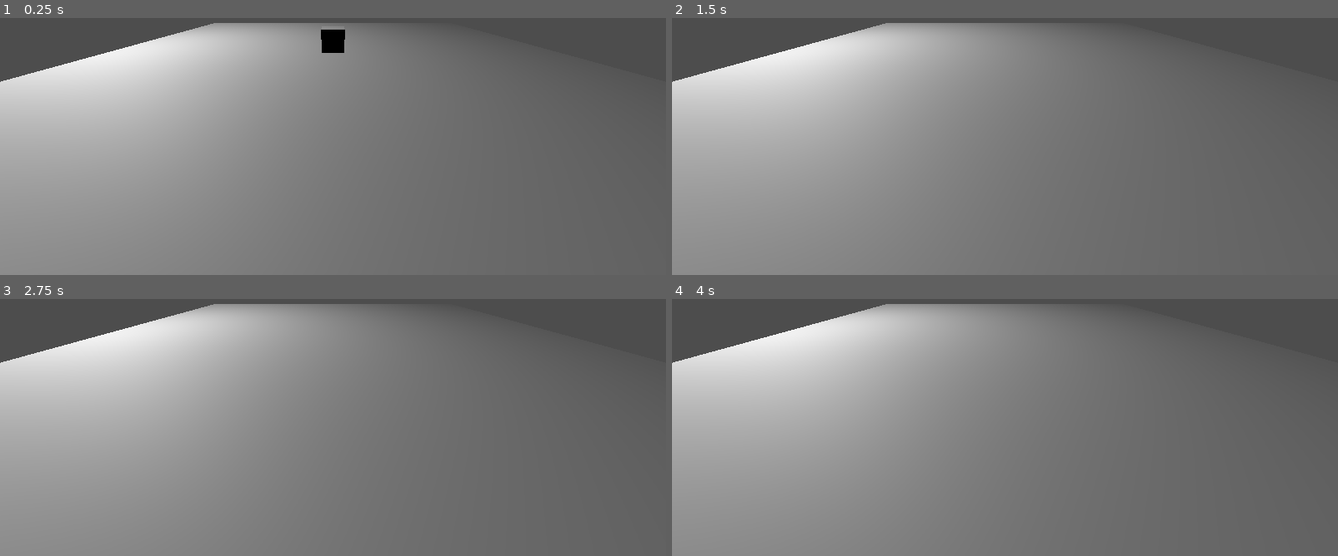
Above: before the commit, frames 1-4 (two rows, left to right).
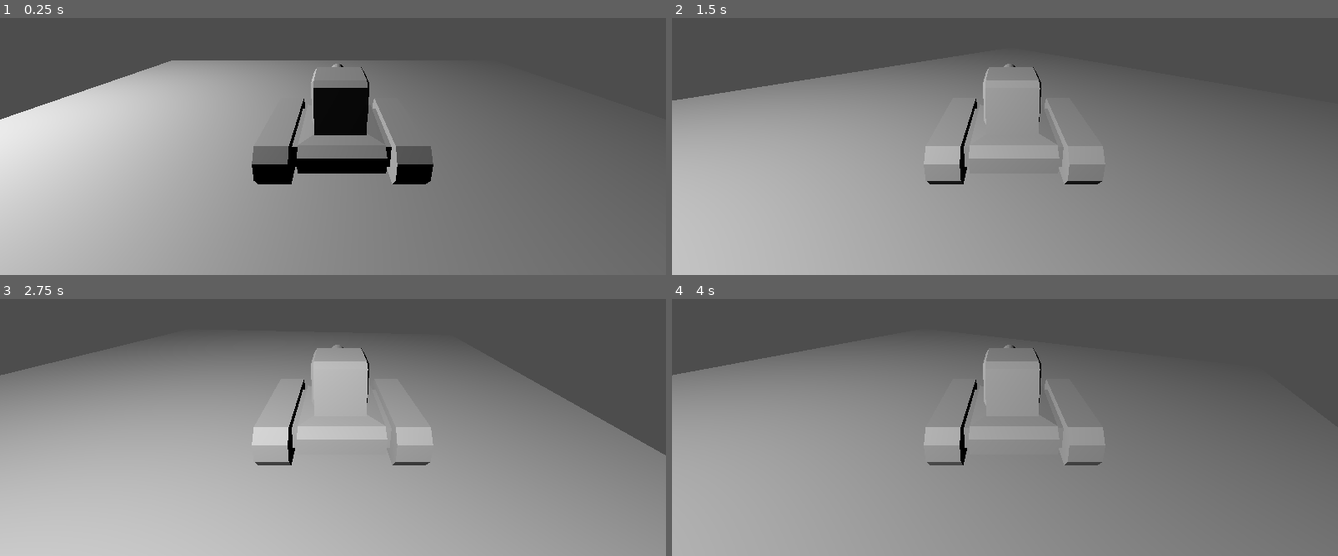
Above: after the commit, the same moments.

Repository: HelmetBugg/BioTankRebuilt
Game: Godot game, scene res://scene_directory/test_level.tscn
Same seed, same stepped clock (60 frames per second), same inputs: the game is played once before the commit and once after it.
Inputs:
- Up to frame 1 (0.25 s): no input
- Up to frame 2 (1.5 s): tap Enter (ui_accept) at 0.5, 0.6, 0.77, 1.07, 1.35 s; hold D (Right) 0.53-1.28 s; hold S (Back) from 1.28 s (still down)
- Up to frame 3 (2.75 s): tap Enter (ui_accept) at 1.52, 1.82, 2.1 s; release S (Back) at 2.03 s; hold D (Right) from 2.03 s (still down)
- Up to frame 4 (4 s): release D (Right) at 2.78 s; hold W (Forward) 2.78-3.53 s; tap Enter (ui_accept) at 2.85, 3.02, 3.32, 3.5, 3.6, 3.77 s; hold A (Left) from 3.53 s (still down)

The runs differ from the first frame. In frame 1, 32% of the frame differs, in the area x 0-72%, y 1-100%; in frame 2, 45%; in frame 3, 66%, in the area x 0-100%, y 1-100%; in frame 4, 29%.

Commit message:
added tank model to player, replaced camera, attempted tank controls.

Diff:
--- a/scene_directory/player.gd
+++ b/scene_directory/player.gd
@@ -1,31 +1,25 @@
 extends CharacterBody3D
-
-
-const SPEED = 1.0
+const MOVEMENT_SPEED = 3.0
+const ROTATION_SPEED = 1.0
 const JUMP_VELOCITY = 4.5
 
 # Get the gravity from the project settings to be synced with RigidBody nodes.
 var gravity = ProjectSettings.get_setting("physics/3d/default_gravity")
 
-
 func _physics_process(delta):
 	# Add the gravity.
 	if not is_on_floor():
 		velocity.y -= gravity * delta
+	handle_input(delta)
+	move_and_slide()
 
-	# Handle Jump.
-#	if Input.is_action_just_pressed("ui_accept") and is_on_floor():
-#		velocity.y = JUMP_VELOCITY
-
-	# Get the input direction and handle the movement/deceleration.
-	# As good practice, you should replace UI actions with custom gameplay actions.
-	var input_dir = Input.get_vector("Left", "Right", "Forward", "Back")
-	var direction = (transform.basis * Vector3(input_dir.x, 0, input_dir.y)).normalized()
-	if direction:
-		velocity.x = direction.x * SPEED
-		velocity.z = direction.z * SPEED
-	else:
-		velocity.x = move_toward(velocity.x, 0, SPEED)
-		velocity.z = move_toward(velocity.z, 0, SPEED)
-
-	move_and_slide()
+func handle_input(delta):
+	velocity -= Vector3(0, 0, 0)
+	if Input.is_action_pressed("Forward"):
+		velocity = -transform.basis.z * MOVEMENT_SPEED
+	elif Input.is_action_pressed("Back"):
+		velocity = transform.basis.z * MOVEMENT_SPEED
+	if Input.is_action_pressed("Right"):
+		rotate_y(-ROTATION_SPEED * delta)
+	elif Input.is_action_pressed("Left"):
+		rotate_y(ROTATION_SPEED * delta)
--- a/scene_directory/player.tscn
+++ b/scene_directory/player.tscn
@@ -1,16 +1,36 @@
-[gd_scene load_steps=4 format=3 uid="uid://u7qm6ao1iwgy"]
+[gd_scene load_steps=6 format=3 uid="uid://u7qm6ao1iwgy"]
 
 [ext_resource type="Script" path="res://scene_directory/player.gd" id="1_8gtvn"]
+[ext_resource type="ArrayMesh" uid="uid://lxjpy81wn1ql" path="res://res/model/biotank_base.obj" id="2_glcav"]
+[ext_resource type="ArrayMesh" uid="uid://dwncr2jm56fnf" path="res://res/model/biotank_top.obj" id="3_hrh5a"]
 
-[sub_resource type="BoxMesh" id="BoxMesh_do5xt"]
+[sub_resource type="BoxShape3D" id="BoxShape3D_lydtx"]
+size = Vector3(3.1874, 0.557503, 0.487472)
 
-[sub_resource type="BoxShape3D" id="BoxShape3D_ake30"]
+[sub_resource type="BoxShape3D" id="BoxShape3D_3wb63"]
+size = Vector3(1.12587, 0.746438, 1)
 
 [node name="Player" type="CharacterBody3D"]
 script = ExtResource("1_8gtvn")
 
-[node name="MeshInstance3D" type="MeshInstance3D" parent="."]
-mesh = SubResource("BoxMesh_do5xt")
+[node name="Base" type="MeshInstance3D" parent="."]
+transform = Transform3D(-1, 0, -8.74228e-08, 0, 1, 0, 8.74228e-08, 0, -1, 0.0981878, 0, 0)
+mesh = ExtResource("2_glcav")
+
+[node name="top" type="MeshInstance3D" parent="Base"]
+mesh = ExtResource("3_hrh5a")
+
+[node name="Camera3D" type="Camera3D" parent="."]
+transform = Transform3D(1, 0, 0, 0, 0.9463, 0.32329, 0, -0.32329, 0.9463, 0, 2.97862, 5.02947)
+
+[node name="Collisions2" type="CollisionShape3D" parent="."]
+transform = Transform3D(1, 0, 0, 0, -0.773807, -0.633421, 0, 0.633421, -0.773807, 0.14551, 0.100507, 1.20987)
+shape = SubResource("BoxShape3D_lydtx")
+
+[node name="Collisions3" type="CollisionShape3D" parent="."]
+transform = Transform3D(1, 0, 0, 0, 0.752622, 0.658453, 0, -0.658453, 0.752622, 0.154738, 0.0920929, -1.18061)
+shape = SubResource("BoxShape3D_lydtx")
 
 [node name="CollisionShape3D" type="CollisionShape3D" parent="."]
-shape = SubResource("BoxShape3D_ake30")
+transform = Transform3D(2.96783, 0, 0, 0, 1, 0, 0, 0, 2.36991, 0.182982, 0.169928, 0)
+shape = SubResource("BoxShape3D_3wb63")
--- a/scene_directory/test_level.tscn
+++ b/scene_directory/test_level.tscn
@@ -17,11 +17,8 @@
 [node name="CollisionShape3D" type="CollisionShape3D" parent="Floor/StaticBody3D"]
 shape = SubResource("BoxShape3D_ks6e1")
 
-[node name="StaticCamera" type="Camera3D" parent="."]
-transform = Transform3D(1, 0, 0, 0, 0.928174, 0.372146, 0, -0.372146, 0.928174, 0, 0.138716, 0.548743)
-
 [node name="Light" type="OmniLight3D" parent="."]
 transform = Transform3D(1, 0, 0, 0, 1, 0, 0, 0, 1, -0.539598, 0.360977, 0)
 
 [node name="Player" parent="." instance=ExtResource("1_rwxxy")]
-transform = Transform3D(0.05, 0, 0, 0, 0.05, 0, 0, 0, 0.05, 0, 0.0520229, 0)
+transform = Transform3D(0.05, 0, 0, 0, 0.05, 0, 0, 0, 0.05, 0, 0.0689556, 0)
Not shown, added: res/model/AssassinBug.obj
Not shown, added: res/model/AssassinBug.obj.import
Not shown, added: res/model/biotank_base.obj
Not shown, added: res/model/biotank_base.obj.import
Not shown, added: res/model/biotank_top.obj
Not shown, added: res/model/biotank_top.obj.import
